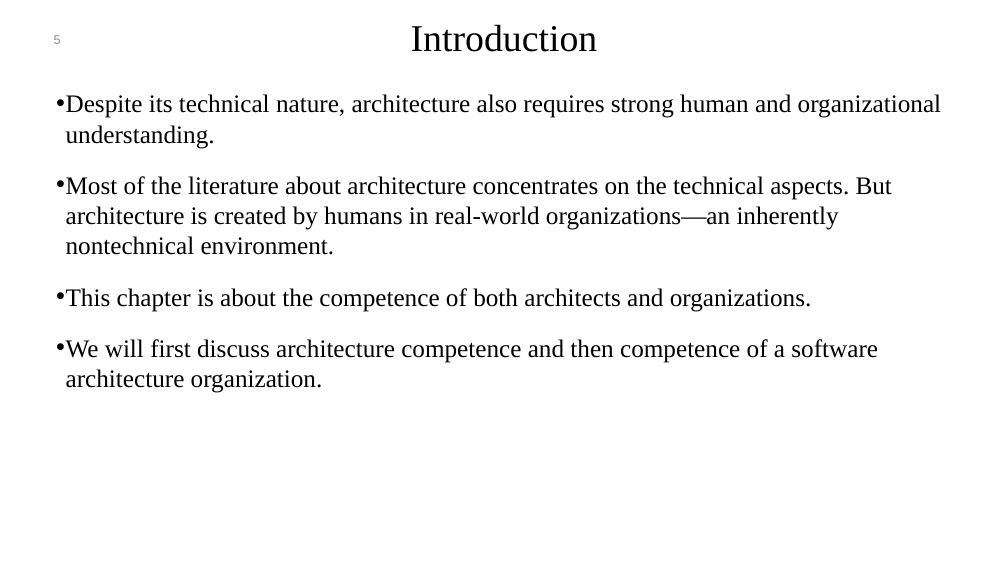
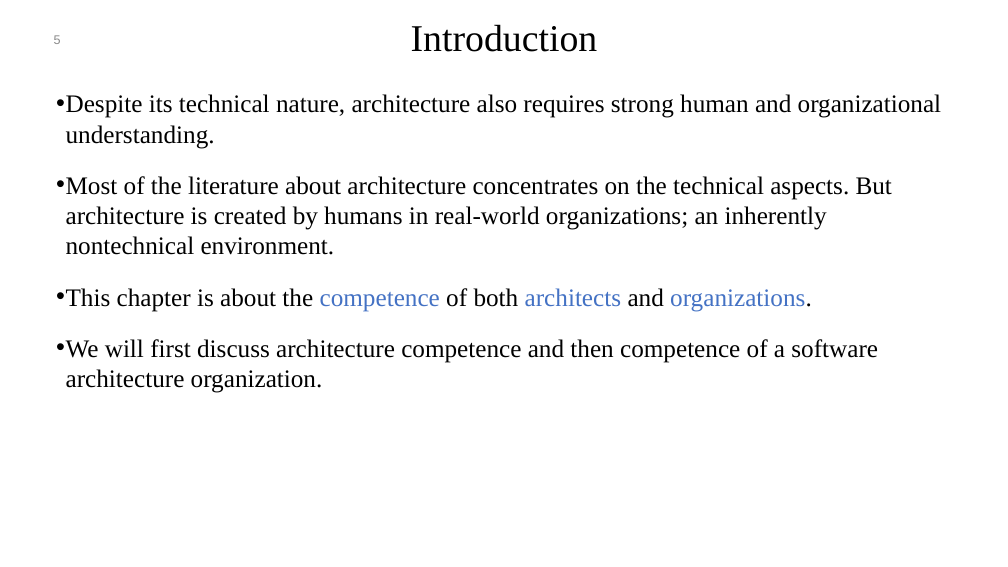
Before and after one commit to mohamad-khorsandi/slides-of-software-architecture-in-practice-4th-ed, a slide deck: slide 5 of chapter 25.pptx. Drawn at 1008x567 pixels with LibreOffice and Linux fonts; fonts in the diff are those of the drawing; background and template pictures are left out. Boxes give left, top, right and bottom in pixels: in the first picture for what was removed or moved away, otherwise in the second. Text is boxed around its words. In the diff, an @@ line names an element or a change of style, - is before the commit and + after.

```diff
--- a/chapter 25.pptx
+++ b/chapter 25.pptx
@@ text at bbox=[66, 176, 892, 255]: text changed @@
-• Most of the literature about architecture concentrates on the technical aspects. But architecture is created by humans in real-world organizations—an inherently nontechnical environment.
+• Most of the literature about architecture concentrates on the technical aspects. But architecture is created by humans in real-world organizations; an inherently nontechnical environment.
@@ text at bbox=[66, 288, 812, 312]: text colour #000000 to #4472C4 in "competence architects organizations." @@
```
Also in this commit, not shown: 1 other slide changed, 1 slide added, 10 other files.
